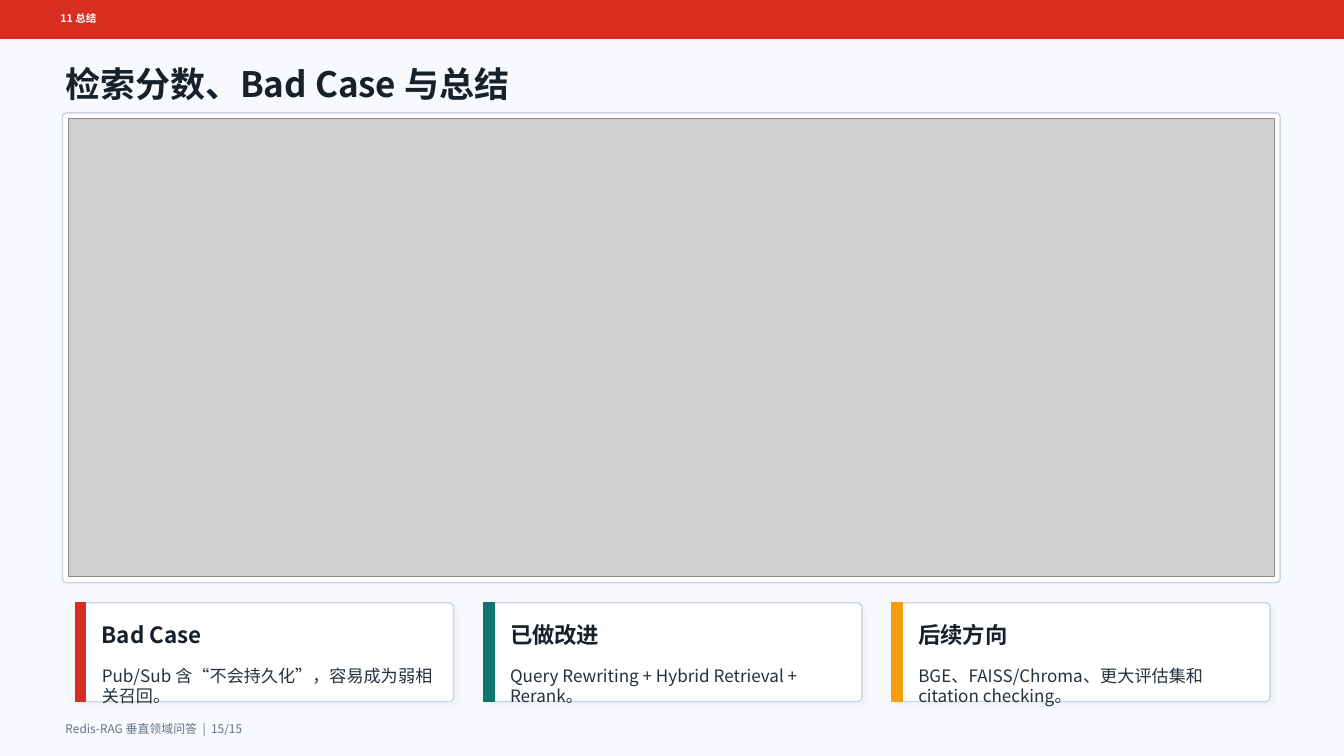
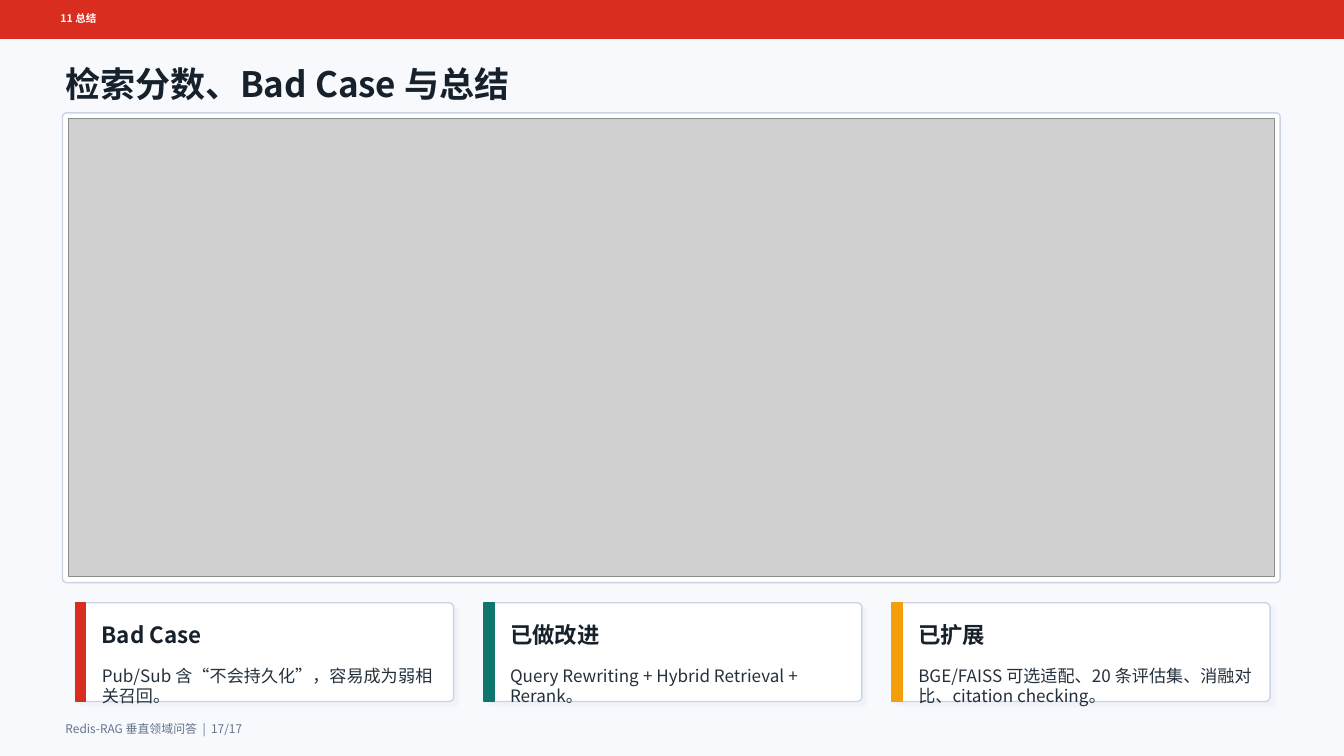
Before and after one commit to Sun-bi/nlp, a slide deck: slide 17 of slides/redis_rag_presentation.pptx (slide 15 before the commit). Drawn at 1344x756 pixels with LibreOffice and Linux fonts; fonts in the diff are those of the drawing; grey boxes stand for pictures. Boxes give left, top, right and bottom in pixels: in the first picture for what was removed or moved away, otherwise in the second. Text is boxed around its words. In the diff, an @@ line names an element or a change of style, - is before the commit and + after.

```diff
--- a/slides/redis_rag_presentation.pptx
+++ b/slides/redis_rag_presentation.pptx
@@ text at box(918, 624, 985, 645): text changed @@
-后续方向
+已扩展
@@ text at box(918, 667, 1252, 707): text changed @@
-BGE、FAISS/Chroma、更大评估集和 citation checking。
+BGE/FAISS 可选适配、20 条评估集、消融对比、citation checking。
@@ text at box(65, 723, 242, 735): text changed @@
-Redis-RAG 垂直领域问答 | 15/15
+Redis-RAG 垂直领域问答 | 17/17
```
Also in this commit, not shown: 13 other slides changed, 2 slides added, 40 other files.
